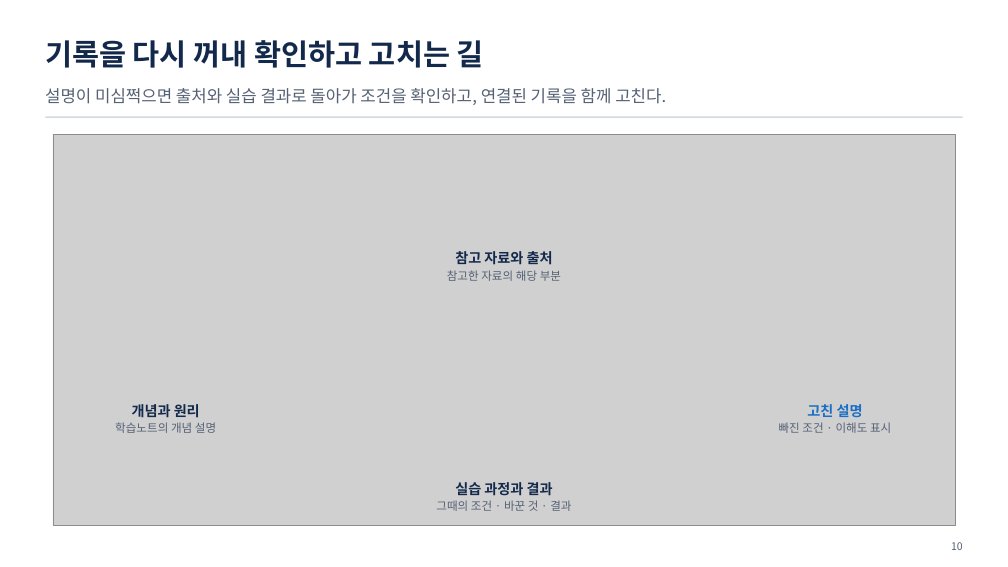
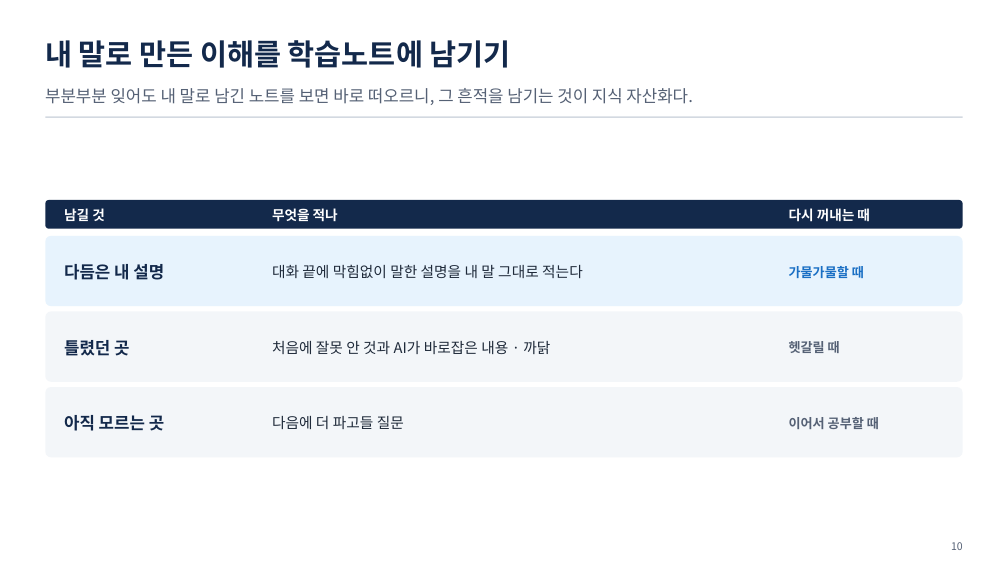
Before and after one commit to uengine-oss/hyd-iot-edu, a slide deck: slide 10 of workspace/강의제작/산출물/통합반/이론/01회차/통합반_01일차.pptx. Drawn at 1008x567 pixels with LibreOffice and Linux fonts; fonts in the diff are those of the drawing; grey boxes stand for pictures. Boxes give left, top, right and bottom in pixels: in the first picture for what was removed or moved away, otherwise in the second. Text is boxed around its words. In the diff, an @@ line names an element or a change of style, - is before the commit and + after.

Commit message:
1회차 이론 01편 덱 확정(사용자 확정): 학습목표 카드 이름 · 목차 세 단원 · 5장 요약 맡기면 일 두 배 → 바로 덤벼든다 · 8장 내 것으로 만든 것과 아닌 것 · 9장 AI 선생님 대화 삽화(새 그림) · 10장 학습노트에 남기기 = 지식 자산화 · 12장 실습 소개(오늘은 학습노트 만들기만) · 64장 03 단원 이름 「판단의 바탕이 되는 온톨로지의 필요성」. 확정 PPTX는 그 장만 장교체 + 노트주입

```diff
--- a/workspace/강의제작/산출물/통합반/이론/01회차/통합반_01일차.pptx
+++ b/workspace/강의제작/산출물/통합반/이론/01회차/통합반_01일차.pptx
@@ text at bbox=[45, 40, 511, 68]: text changed @@
-기록을 다시 꺼내 확인하고 고치는 길
+내 말로 만든 이해를 학습노트에 남기기
@@ text at bbox=[45, 88, 692, 105]: text changed @@
-설명이 미심쩍으면 출처와 실습 결과로 돌아가 조건을 확인하고, 연결된 기록을 함께 고친다.
+부분부분 잊어도 내 말로 남긴 노트를 보면 바로 떠오르니, 그 흔적을 남기는 것이 지식 자산화다.
@@ picture removed at bbox=[53, 135, 955, 526] @@
@@ rounded rectangle added at bbox=[45, 200, 963, 228], fill #13294B @@
@@ text added at bbox=[64, 208, 105, 221], 13 pt, text #FFFFFF, bold @@
+남길 것
@@ text "무엇을 적나" at bbox=[272, 208, 338, 222]: vertical alignment top to middle @@
@@ text at bbox=[272, 208, 338, 222]: text changed; size 11 to 13 pt; text colour #556175 to #FFFFFF; bold on @@
-참고 자료와 출처
-참고한 자료의 해당 부분
+무엇을 적나
@@ text "다시 꺼내는 때" at bbox=[789, 208, 870, 222]: vertical alignment top to middle @@
@@ text at bbox=[789, 208, 870, 222]: text changed; size 11 to 13 pt; text colour #556175 to #FFFFFF; bold on @@
-실습 과정과 결과
-그때의 조건 · 바꾼 것 · 결과
+다시 꺼내는 때
@@ rounded rectangle added at bbox=[45, 236, 963, 306], fill #E7F3FD @@
@@ text added at bbox=[64, 264, 164, 280], 16 pt, text #13294B, bold @@
+다듬은 내 설명
@@ text added at bbox=[272, 264, 583, 278], 14 pt, text #1F2A3A @@
+대화 끝에 막힘없이 말한 설명을 내 말 그대로 적는다
@@ text added at bbox=[789, 266, 864, 278], 12.5 pt, text #1A6FC4, bold @@
+가물가물할 때
@@ rounded rectangle added at bbox=[45, 312, 963, 382], fill #F3F6F9 @@
@@ text added at bbox=[64, 340, 129, 356], 16 pt, text #13294B, bold @@
+틀렸던 곳
@@ text added at bbox=[272, 341, 550, 354], 14 pt, text #1F2A3A @@
+처음에 잘못 안 것과 AI가 바로잡은 내용 · 까닭
@@ text added at bbox=[789, 341, 840, 353], 12.5 pt, text #556175, bold @@
+헷갈릴 때
@@ rounded rectangle added at bbox=[45, 387, 963, 457], fill #F3F6F9 @@
@@ text added at bbox=[64, 415, 164, 431], 16 pt, text #13294B, bold @@
+아직 모르는 곳
@@ text removed at bbox=[115, 404, 216, 433] @@
-개념과 원리
-학습노트의 개념 설명
@@ text added at bbox=[272, 416, 404, 429], 14 pt, text #1F2A3A @@
+다음에 더 파고들 질문
@@ text removed at bbox=[779, 404, 891, 433] @@
-고친 설명
-빠진 조건 · 이해도 표시
@@ text added at bbox=[789, 417, 879, 429], 12.5 pt, text #556175, bold @@
+이어서 공부할 때
```
Also in this commit, not shown: 7 other slides changed, 4 other files.
